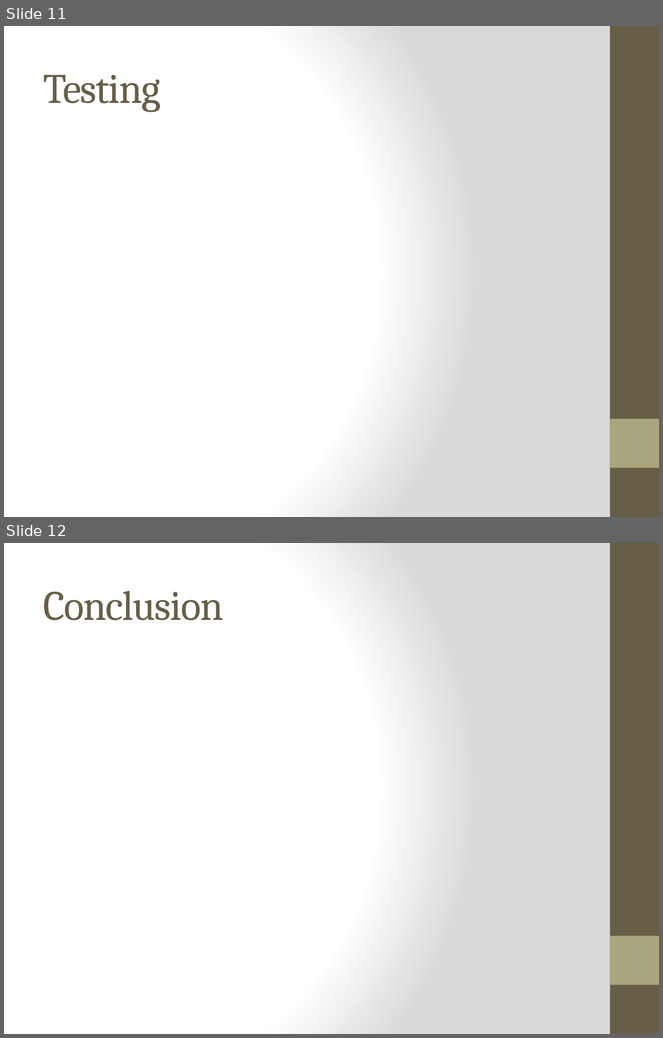
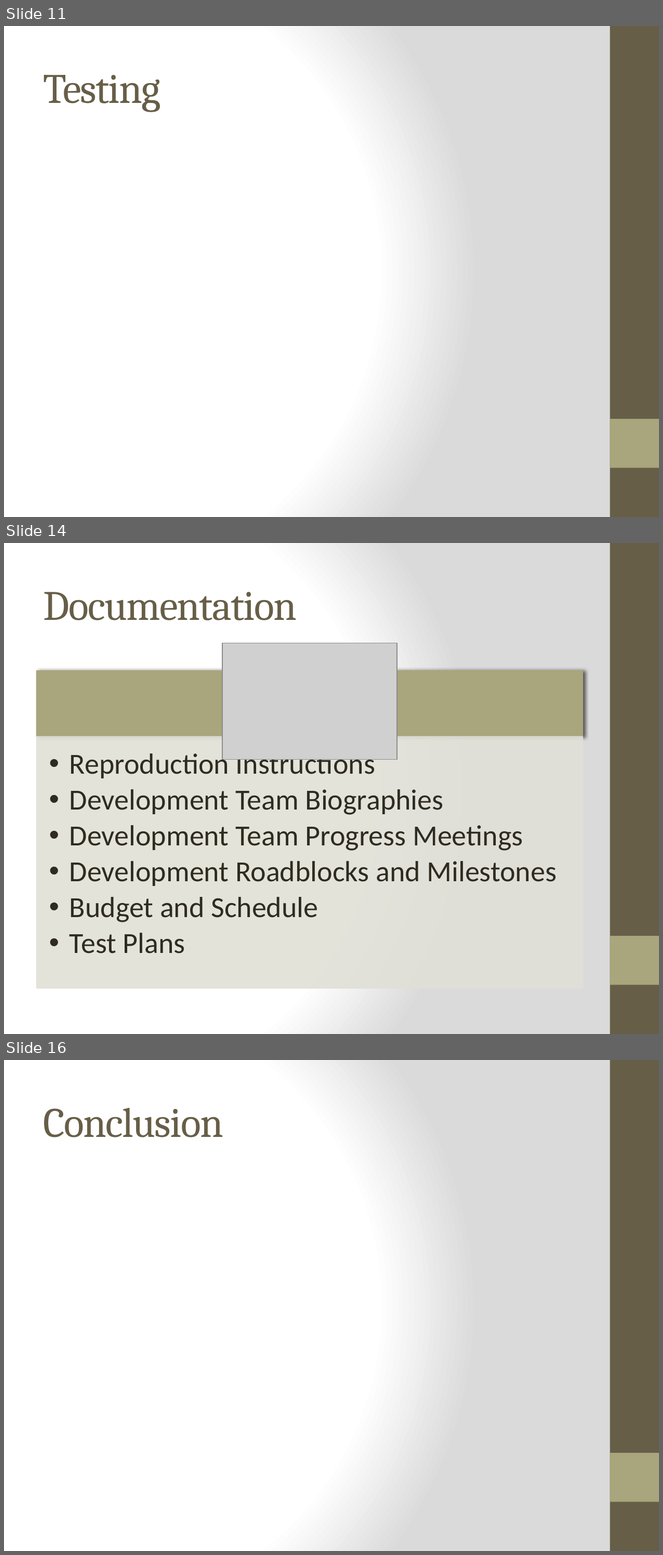
Before and after one commit to noahterickson/DigitalDash, a slide deck: Documentation/Capstone Documents/Presentation/finalPresentation.pptx. Shown one above the other, each under a label of ours: slides 11 and 12 before the commit, slides 11, 14 and 16 after it; the slides between them are not shown. The pictures are 663x1038 and 663x1555 pixels, drawn with LibreOffice and Linux fonts; fonts in the diff are those of the drawing; grey boxes stand for pictures. Boxes give left, top, right and bottom in pixels: in the first picture for what was removed or moved away, otherwise in the second. Text is boxed around its words. In the diff, an @@ line names an element or a change of style, - is before the commit and + after.

```diff
--- a/Documentation/Capstone Documents/Presentation/finalPresentation.pptx
+++ b/Documentation/Capstone Documents/Presentation/finalPresentation.pptx
@@ slide 14 added at (x1=4, y1=543, x2=659, y2=1034), background gradient #FFFFFF to #DADADA; not listed: 2 template elements that a slide beside it also shows @@
@@ title added at (x1=44, y1=592, x2=297, y2=620), 46 pt, text #675E47 @@
+Documentation
@@ picture added at (x1=222, y1=643, x2=397, y2=760) @@
@@ rectangle added at (x1=37, y1=671, x2=583, y2=737), fill #A9A57C, outline #A9A57C 1 pt @@
@@ rectangle added at (x1=37, y1=737, x2=583, y2=989), fill #E2E1D7 at 90% opacity, outline #E2E1D7 1 pt @@
@@ text added at (x1=70, y1=749, x2=557, y2=954), 32 pt, text #2F2B20 @@
+  •• Reproduction Instructions
+  •• Development Team Biographies
+  •• Development Team Progress Meetings
+  •• Development Roadblocks and Milestones
+  •• Budget and Schedule
+  •• Test Plans
@@ what was slide 12 is now slide 16 @@
```
Also in this commit, not shown: 4 slides changed, 5 other slides added, 2 slides removed.
